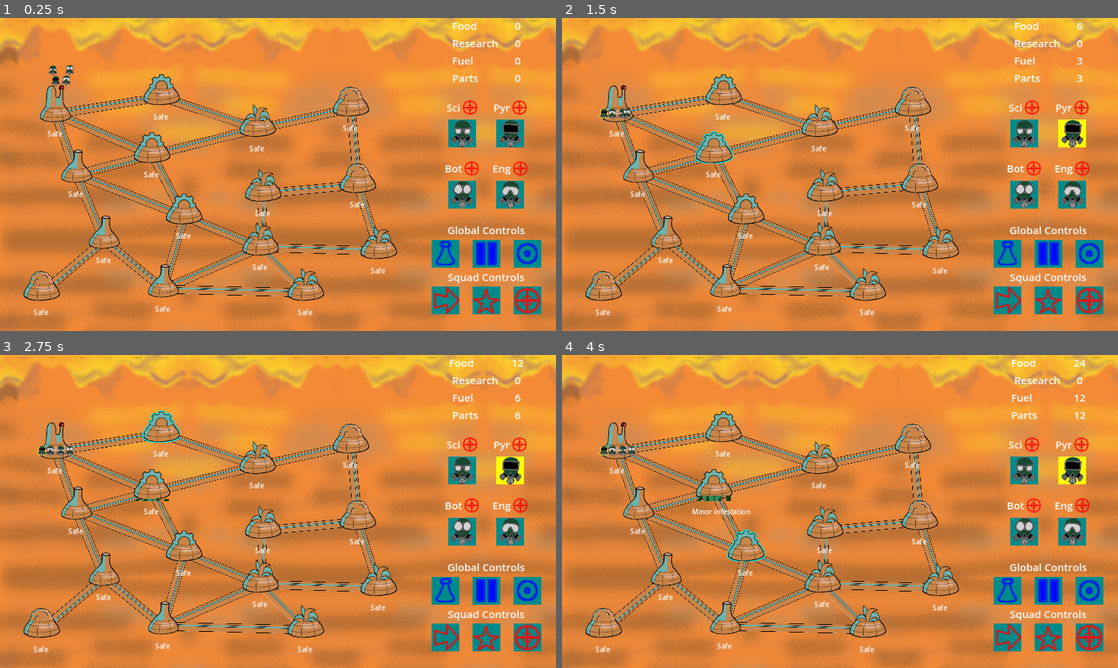
Above: before the commit, frames 1-4 (two rows, left to right).
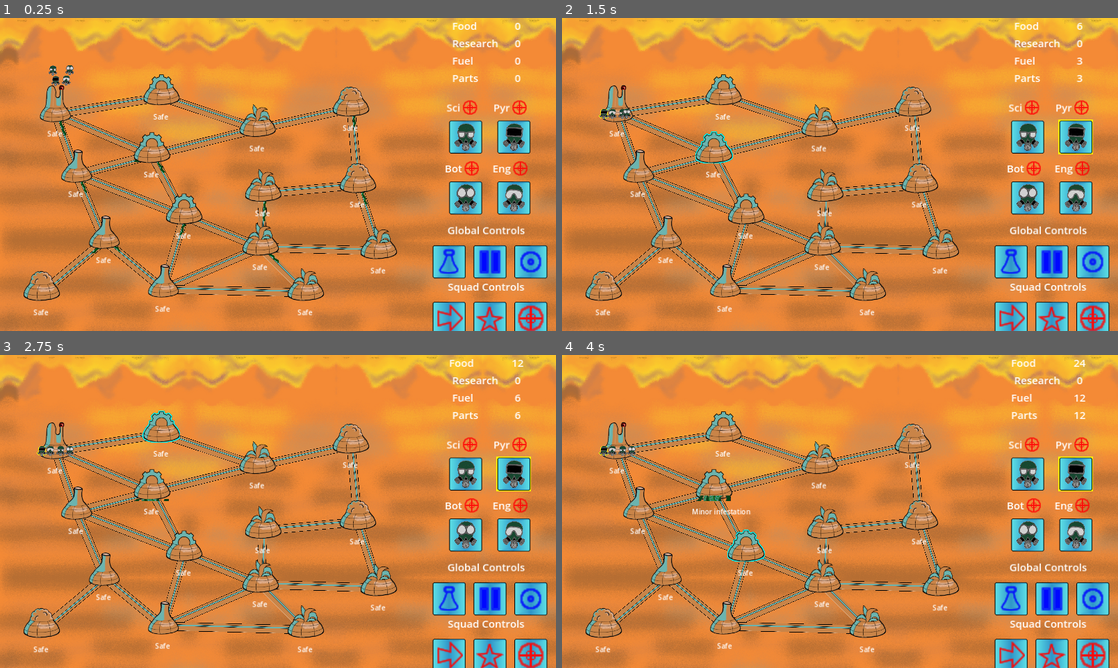
Above: after the commit, the same moments.

Repository: Aveli-games/contra-tentacula
Game: Godot game, scene res://main.tscn
Same seed, same stepped clock (60 frames per second), same inputs: the game is played once before the commit and once after it.
Inputs (mouse positions are in pixels of both pictures, inside the frame that each line leads up to):
- Up to frame 1 (0.25 s): no input
- Up to frame 2 (1.5 s): move the mouse to (617, 102) at 0.52 s; click (617, 102) at 0.67 s; move the mouse to (712, 143) at 1.27 s; click (712, 143) at 1.42 s
- Up to frame 3 (2.75 s): move the mouse to (161, 423) at 2.02 s; click (161, 423) at 2.17 s
- Up to frame 4 (4 s): tap Enter at 2.75 s; move the mouse to (639, 502) at 2.77 s; click (639, 502) at 2.92 s; tap Space at 3.5 s; move the mouse to (745, 542) at 3.52 s; click (745, 542) at 3.67 s

The runs differ from the first frame. In frame 1, 7.4% of the frame differs, in the area x 10-99%, y 31-100%; in frame 2, 7.3%; in frame 3, 7.3%; in frame 4, 7.3%.

Commit message:
Art round 3!

Diff:
--- a/connector_3line.tscn
+++ b/connector_3line.tscn
@@ -2,11 +2,11 @@
 
 [ext_resource type="Script" path="res://connector_3line.gd" id="1_8cegv"]
 [ext_resource type="Texture2D" uid="uid://2brbj2utwiva" path="res://art/dome_sprites/ConnectorSprite.png" id="2_pnlfw"]
-[ext_resource type="Texture2D" uid="uid://qijqlc5ujg5j" path="res://art/dome_sprites/infestation_96_rotated.png" id="3_1f7g7"]
+[ext_resource type="Texture2D" uid="uid://5x10wensvpyo" path="res://art/dome_sprites/infestation_root.png" id="3_vr0e3"]
 
 [node name="Connector" type="Node2D"]
 script = ExtResource("1_8cegv")
-tool_forward = 0.200501
+tool_forward = 0.699865
 
 [node name="MainLine" type="Line2D" parent="."]
 texture_repeat = 2
@@ -17,12 +17,14 @@
 
 [node name="ForwardLine" type="Line2D" parent="."]
 texture_repeat = 2
-points = PackedVector2Array(28.8845, 25.3687, 57.2321, 36.9033)
-texture = ExtResource("3_1f7g7")
+points = PackedVector2Array(28.8845, 25.3687, 129.882, 66.4641)
+width = 15.0
+texture = ExtResource("3_vr0e3")
 texture_mode = 1
 
 [node name="ReverseLine" type="Line2D" parent="."]
 texture_repeat = 2
 points = PackedVector2Array(170.116, 93.6313, 61.3656, 49.3813)
-texture = ExtResource("3_1f7g7")
+width = 15.0
+texture = ExtResource("3_vr0e3")
 texture_mode = 1
--- a/texture_icon.gd
+++ b/texture_icon.gd
@@ -18,11 +18,10 @@
 	is_selected = icon_selected
 	if is_enable:
 		if mouseover && not is_selected:
-			$Background.color = MOUSEOVER_COLOR
+			$Background.material.set_shader_parameter("line_color", MOUSEOVER_COLOR)
 		else:
-			$Background.color = HIGHLIGHT_COLOR
-	else:
-		$Background.color = BACKGROUND_COLOR
+			$Background.material.set_shader_parameter("line_color", HIGHLIGHT_COLOR)
+	$Background.material.set_shader_parameter("on", is_enable)
 
 func set_icon(path: String):
 	$IconTexture.texture = load(path)
--- a/texture_icon.tscn
+++ b/texture_icon.tscn
@@ -1,31 +1,56 @@
-[gd_scene load_steps=3 format=3 uid="uid://ba0a03ibw3jqe"]
+[gd_scene load_steps=6 format=3 uid="uid://ba0a03ibw3jqe"]
 
 [ext_resource type="Script" path="res://texture_icon.gd" id="1_3h52m"]
-[ext_resource type="Texture2D" uid="uid://clrcel841ts6e" path="res://art/squad_sprites/botanist_icon_placeholder.png" id="2_tnj14"]
+[ext_resource type="Shader" path="res://squad.gdshader" id="2_f7ed0"]
+[ext_resource type="Texture2D" uid="uid://dkgubj88nw17h" path="res://art/command_sprites/button_background.png" id="3_vodpt"]
+
+[sub_resource type="ShaderMaterial" id="ShaderMaterial_cle1f"]
+resource_local_to_scene = true
+shader = ExtResource("2_f7ed0")
+shader_parameter/line_color = Color(1, 1, 1, 1)
+shader_parameter/line_thickness = 4.567
+shader_parameter/on = null
+
+[sub_resource type="ShaderMaterial" id="ShaderMaterial_iirww"]
+resource_local_to_scene = true
+shader = ExtResource("2_f7ed0")
+shader_parameter/line_color = Color(1, 1, 0, 1)
+shader_parameter/line_thickness = 4.924
+shader_parameter/on = false
 
 [node name="TextureIcon" type="Control"]
+material = SubResource("ShaderMaterial_cle1f")
 custom_minimum_size = Vector2(64, 64)
 layout_mode = 3
-anchors_preset = 0
-offset_left = 384.0
-offset_top = 136.0
-offset_right = 448.0
-offset_bottom = 200.0
+anchors_preset = 8
+anchor_left = 0.5
+anchor_top = 0.5
+anchor_right = 0.5
+anchor_bottom = 0.5
+offset_left = -40.0
+offset_top = -40.0
+offset_right = 40.0
+offset_bottom = 40.0
+grow_horizontal = 2
+grow_vertical = 2
 size_flags_horizontal = 4
 size_flags_vertical = 4
 script = ExtResource("1_3h52m")
 
-[node name="Background" type="ColorRect" parent="."]
+[node name="Background" type="TextureRect" parent="."]
+material = SubResource("ShaderMaterial_iirww")
 layout_mode = 0
-offset_right = 64.0
-offset_bottom = 64.0
-color = Color(0.133333, 0.439216, 0.505882, 1)
+offset_right = 120.0
+offset_bottom = 120.0
+scale = Vector2(0.666667, 0.666667)
+texture = ExtResource("3_vodpt")
 
 [node name="IconTexture" type="TextureRect" parent="."]
 layout_mode = 0
-offset_right = 64.0
-offset_bottom = 64.0
-texture = ExtResource("2_tnj14")
+offset_left = 8.0
+offset_top = 8.0
+offset_right = 72.0
+offset_bottom = 72.0
 expand_mode = 2
 
 [connection signal="gui_input" from="." to="." method="_on_gui_input"]
--- a/ui.tscn
+++ b/ui.tscn
@@ -6,6 +6,49 @@
 [ext_resource type="Script" path="res://global_controls.gd" id="4_dw5pm"]
 [ext_resource type="PackedScene" uid="uid://ba0a03ibw3jqe" path="res://texture_icon.tscn" id="5_35yct"]
 [ext_resource type="Script" path="res://squad_controls.gd" id="5_613uf"]
+[ext_resource type="Shader" path="res://squad.gdshader" id="6_mlemw"]
+
+[sub_resource type="ShaderMaterial" id="ShaderMaterial_w124o"]
+resource_local_to_scene = true
+shader = ExtResource("6_mlemw")
+shader_parameter/line_color = Color(1, 1, 1, 1)
+shader_parameter/line_thickness = 4.567
+shader_parameter/on = null
+
+[sub_resource type="ShaderMaterial" id="ShaderMaterial_r74e1"]
+resource_local_to_scene = true
+shader = ExtResource("6_mlemw")
+shader_parameter/line_color = Color(1, 1, 1, 1)
+shader_parameter/line_thickness = 4.567
+shader_parameter/on = null
+
+[sub_resource type="ShaderMaterial" id="ShaderMaterial_4nynn"]
+resource_local_to_scene = true
+shader = ExtResource("6_mlemw")
+shader_parameter/line_color = Color(1, 1, 1, 1)
+shader_parameter/line_thickness = 4.567
+shader_parameter/on = null
+
+[sub_resource type="ShaderMaterial" id="ShaderMaterial_bykak"]
+resource_local_to_scene = true
+shader = ExtResource("6_mlemw")
+shader_parameter/line_color = Color(1, 1, 1, 1)
+shader_parameter/line_thickness = 4.567
+shader_parameter/on = null
+
+[sub_resource type="ShaderMaterial" id="ShaderMaterial_2xq87"]
+resource_local_to_scene = true
+shader = ExtResource("6_mlemw")
+shader_parameter/line_color = Color(1, 1, 1, 1)
+shader_parameter/line_thickness = 4.567
+shader_parameter/on = null
+
+[sub_resource type="ShaderMaterial" id="ShaderMaterial_621vm"]
+resource_local_to_scene = true
+shader = ExtResource("6_mlemw")
+shader_parameter/line_color = Color(1, 1, 1, 1)
+shader_parameter/line_thickness = 4.567
+shader_parameter/on = null
 
 [node name="UI" type="CanvasLayer"]
 script = ExtResource("1_wssrf")
@@ -63,6 +106,7 @@
 
 [node name="ControlsDisplay" type="VBoxContainer" parent="RightSidebar"]
 layout_mode = 2
+theme_override_constants/separation = 15
 
 [node name="GlobalControlLabel" type="Label" parent="RightSidebar/ControlsDisplay"]
 layout_mode = 2
@@ -79,14 +123,17 @@
 script = ExtResource("4_dw5pm")
 
 [node name="ResearchMenuButton" parent="RightSidebar/ControlsDisplay/GlobalControls" instance=ExtResource("5_35yct")]
+material = SubResource("ShaderMaterial_w124o")
 layout_mode = 2
 tooltip_text = "Research"
 
 [node name="PlayPauseButton" parent="RightSidebar/ControlsDisplay/GlobalControls" instance=ExtResource("5_35yct")]
+material = SubResource("ShaderMaterial_r74e1")
 layout_mode = 2
 tooltip_text = "Pause"
 
 [node name="MainMenuButton" parent="RightSidebar/ControlsDisplay/GlobalControls" instance=ExtResource("5_35yct")]
+material = SubResource("ShaderMaterial_4nynn")
 layout_mode = 2
 tooltip_text = "Main Menu"
 
@@ -105,12 +152,15 @@
 script = ExtResource("5_613uf")
 
 [node name="MoveButton" parent="RightSidebar/ControlsDisplay/SquadControls" instance=ExtResource("5_35yct")]
+material = SubResource("ShaderMaterial_bykak")
 layout_mode = 2
 
 [node name="SpecialButton" parent="RightSidebar/ControlsDisplay/SquadControls" instance=ExtResource("5_35yct")]
+material = SubResource("ShaderMaterial_2xq87")
 layout_mode = 2
 
 [node name="FightButton" parent="RightSidebar/ControlsDisplay/SquadControls" instance=ExtResource("5_35yct")]
+material = SubResource("ShaderMaterial_621vm")
 layout_mode = 2
 
 [connection signal="selected" from="RightSidebar/ControlsDisplay/SquadControls/MoveButton" to="." method="_on_move_button_selected"]
Binary file removed: art/command_sprites/MaskButton1.png
Renamed: art/command_sprites/MaskButton2.png -> art/command_sprites/button_background.png
Not shown, added: art/command_sprites/button_background.png.import
Renamed: art/dome_sprites/Roots.png -> art/dome_sprites/infestation_root.png
Not shown, changed: art/dome_sprites/infestation_root.png.import
Not shown: 1 places in ui.tscn that only renumber resources
